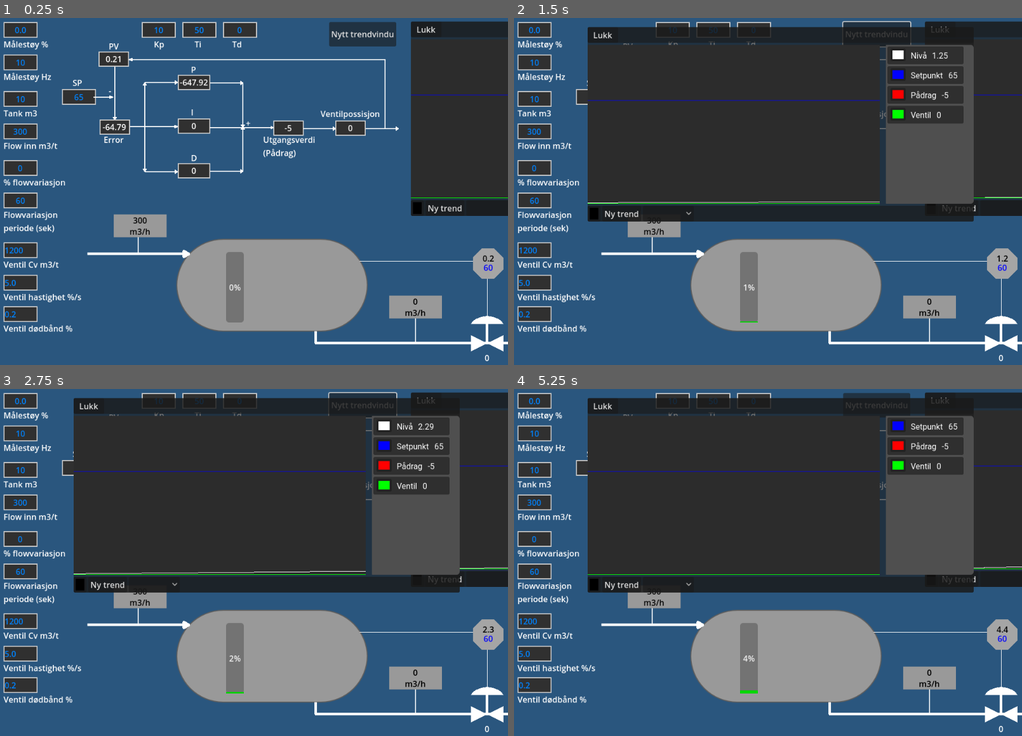
Above: before the commit, frames 1-4 (two rows, left to right).
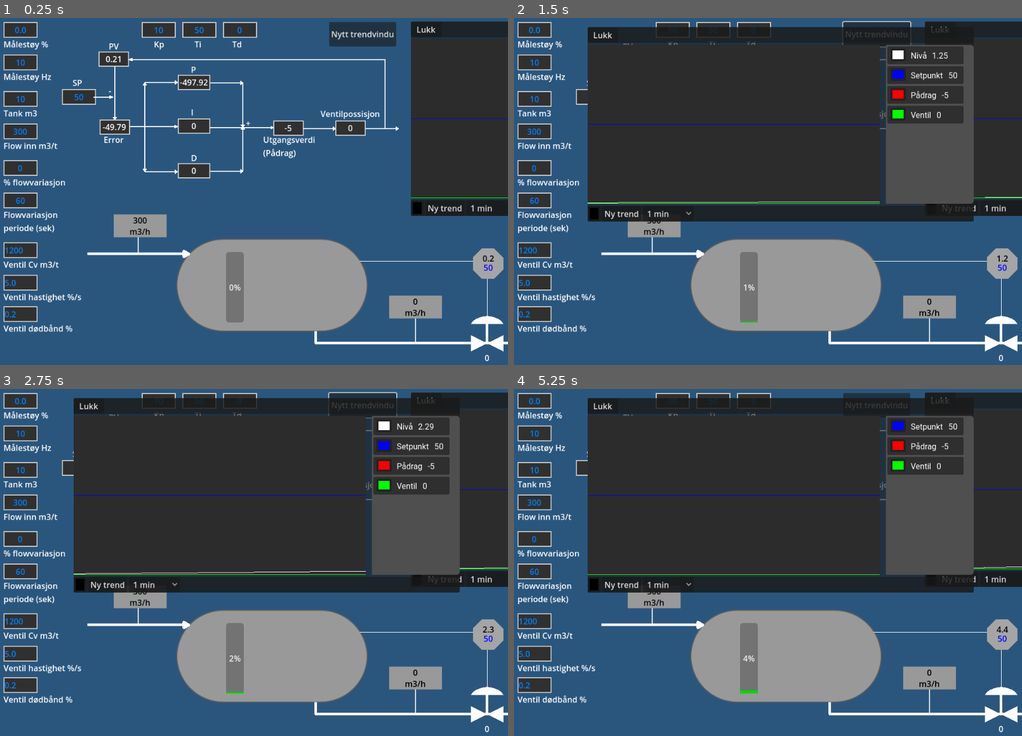
Above: after the commit, the same moments.

Repository: Keroflux/PIDsimulator
Game: Godot game, scene res://PIDsim.tscn
Same seed, same stepped clock (60 frames per second), same inputs: the game is played once before the commit and once after it.
Inputs (mouse positions are in pixels of both pictures, inside the frame that each line leads up to):
- Up to frame 1 (0.25 s): no input
- Up to frame 2 (1.5 s): click "Nytt trendvindu" at 0.5 s; click "Lukk" at 1.25 s
- Up to frame 3 (2.75 s): click "Ny trend" at 2 s
- Up to frame 4 (5.25 s): click (1006, 579) at 2.75 s, where only the run after the commit has a clickable "1 min"; click (925, 427) at 3.5 s; click "Auto scale" at 4.25 s; click "Slett" at 5 s

The runs differ from the first frame. In frame 1, 0.2% of the frame differs, in the area x 14-100%, y 17-73%; in frame 2, 0.5%, in the area x 14-100%, y 15-73%; in frame 3, 0.5%; in frame 4, 0.5%.

Commit message:
Fixed small issues with SP

Diff:
--- a/PIDsim.tscn
+++ b/PIDsim.tscn
@@ -163,7 +163,7 @@
 grow_vertical = 2
 theme_override_colors/font_color = Color(0, 0.513726, 1, 1)
 theme_override_styles/normal = SubResource("3")
-text = "65"
+text = "50"
 alignment = 1
 script = ExtResource("4")
 metadata/_edit_use_anchors_ = true
@@ -433,6 +433,7 @@
 vertical_alignment = 1
 
 [node name="Unit" type="Label" parent="TankDrawing/ArrowInn/FlowmeterInn"]
+layout_mode = 0
 offset_top = 22.0
 offset_right = 104.0
 offset_bottom = 45.0
@@ -464,6 +465,7 @@
 vertical_alignment = 1
 
 [node name="Unit" type="Label" parent="TankDrawing/ArrowOut/FlowmeterOut"]
+layout_mode = 0
 offset_top = 22.0
 offset_right = 104.0
 offset_bottom = 45.0
--- a/Setpunkt.gd
+++ b/Setpunkt.gd
@@ -2,7 +2,7 @@
 
 var type: String = "Setpunkt"
 var avvik: Node
-var setpunkt: float = 65
+var setpunkt: float = 50
 var trend: float = 0.0
 var controllerSP
 
@@ -12,6 +12,7 @@
 	controllerSP = get_parent().get_parent().get_node("TankDrawing/Controller/Polygon2D/ControllerSP")
 	avvik.setpunkt = setpunkt
 	trend = setpunkt
+	controllerSP.text = str(setpunkt)
 
 
 #func _process(delta):
--- a/Trend.tscn
+++ b/Trend.tscn
@@ -95,6 +95,7 @@
 custom_minimum_size = Vector2(100, 0)
 layout_mode = 2
 item_count = 3
+selected = 0
 popup/item_0/text = "1 min"
 popup/item_0/id = 0
 popup/item_1/text = "5 min"
